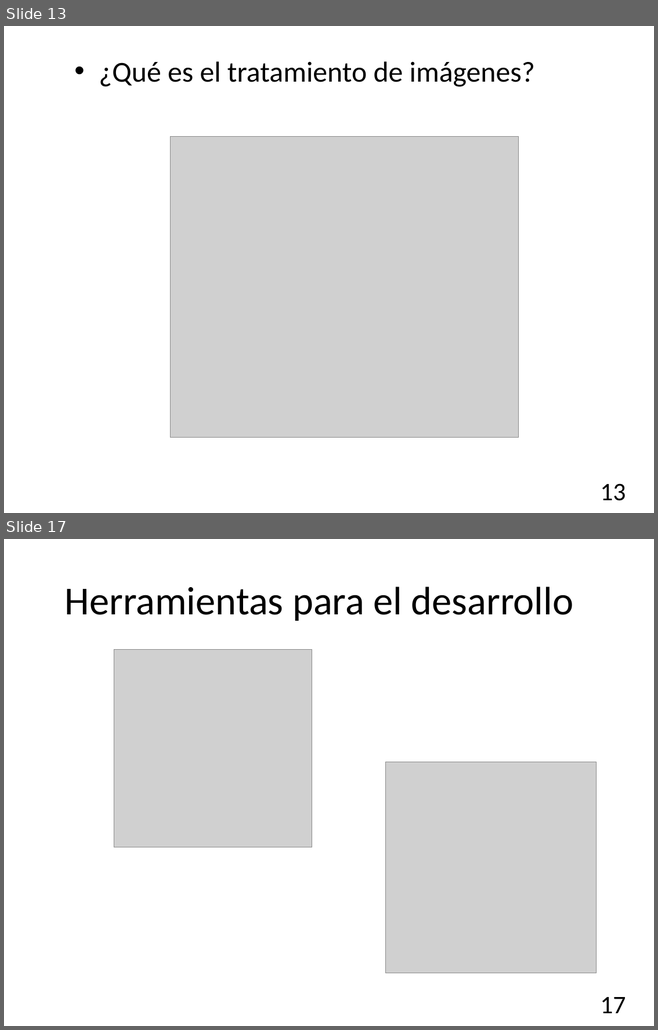
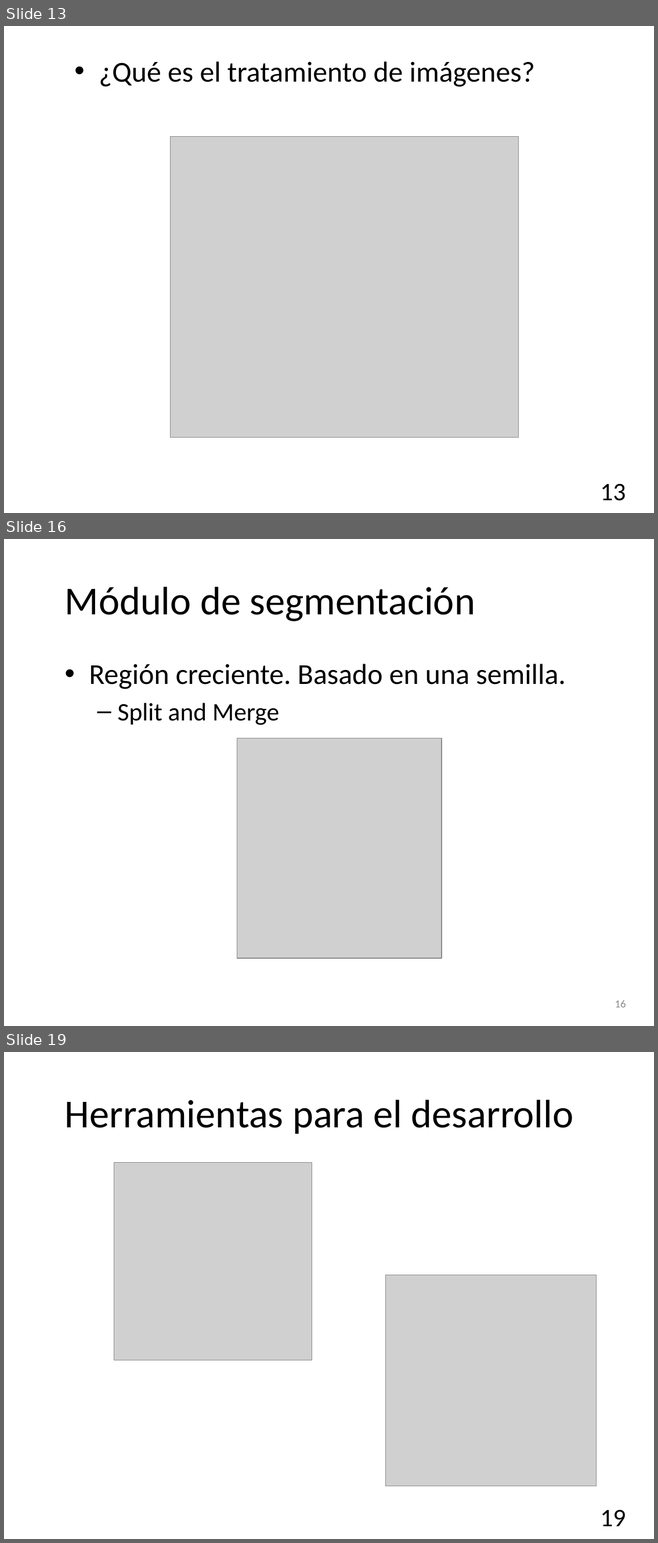
Before and after one commit to garo9521/Trabajo-Terminal, a slide deck: Documento/Presentación.pptx. Shown one above the other, each under a label of ours: slides 13 and 17 before the commit, slides 13, 16 and 19 after it; the slides between them are not shown. The pictures are 658x1030 and 658x1543 pixels, drawn with LibreOffice and Linux fonts; fonts in the diff are those of the drawing; grey boxes stand for pictures; background and template pictures are left out. Boxes give left, top, right and bottom in pixels: in the first picture for what was removed or moved away, otherwise in the second. Text is boxed around its words. In the diff, an @@ line names an element or a change of style, - is before the commit and + after.

```diff
--- a/Documento/Presentación.pptx
+++ b/Documento/Presentación.pptx
@@ slide 16 added at <box>4,539,654,1026</box>, background picture (left out) @@
@@ title added at <box>65,587,475,621</box>, 44 pt, text #000000 @@
+Módulo de segmentación
@@ text added at <box>89,664,565,725</box>, 32 pt, text #000000 @@
+• Región creciente. Basado en una semilla.
+  – Split and Merge
@@ picture added at <box>237,739,441,959</box> @@
@@ page number added at <box>615,1000,626,1008</box>, 12 pt, text #8C8C8C @@
+16
@@ what was slide 17 is now slide 19 @@
@@ page number at <box>600,1510,625,1526</box>: text changed @@
-17
+19
```
Also in this commit, not shown: 9 slides changed, 1 other slide added, 1 slide removed, 17 other files.
